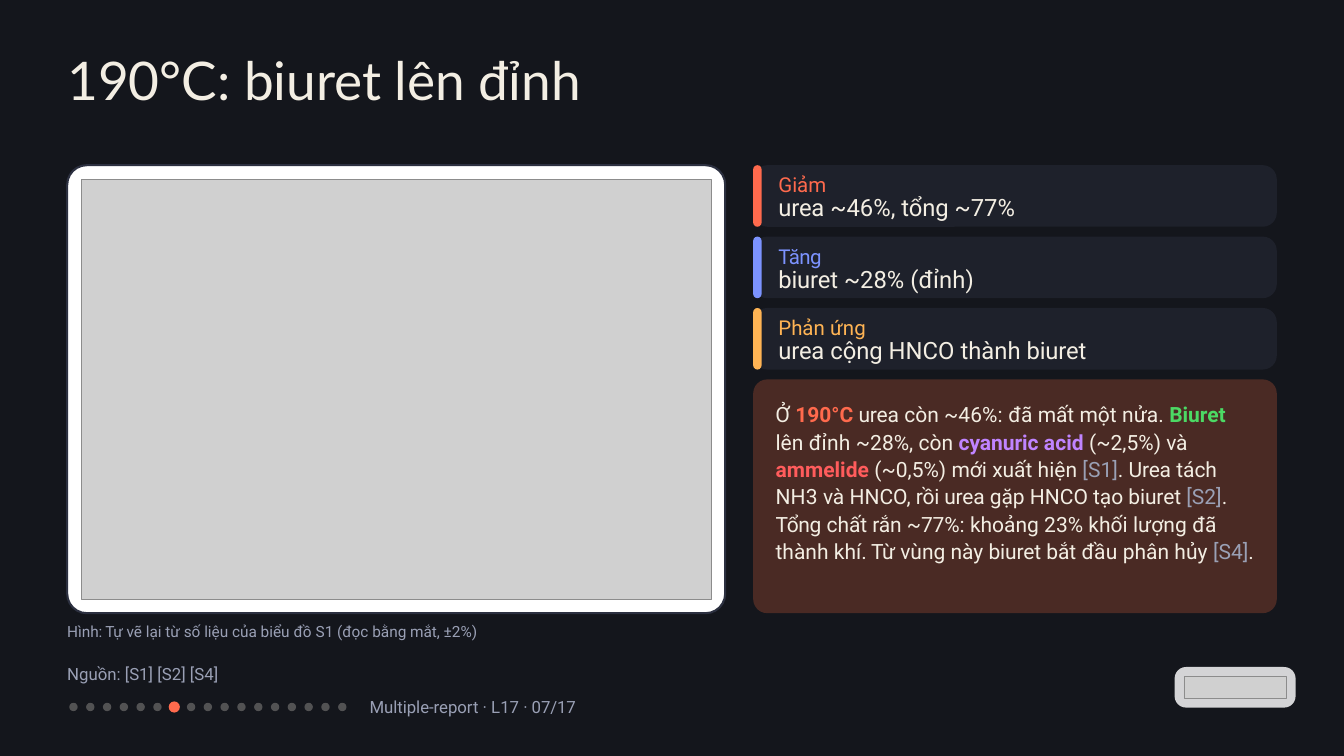
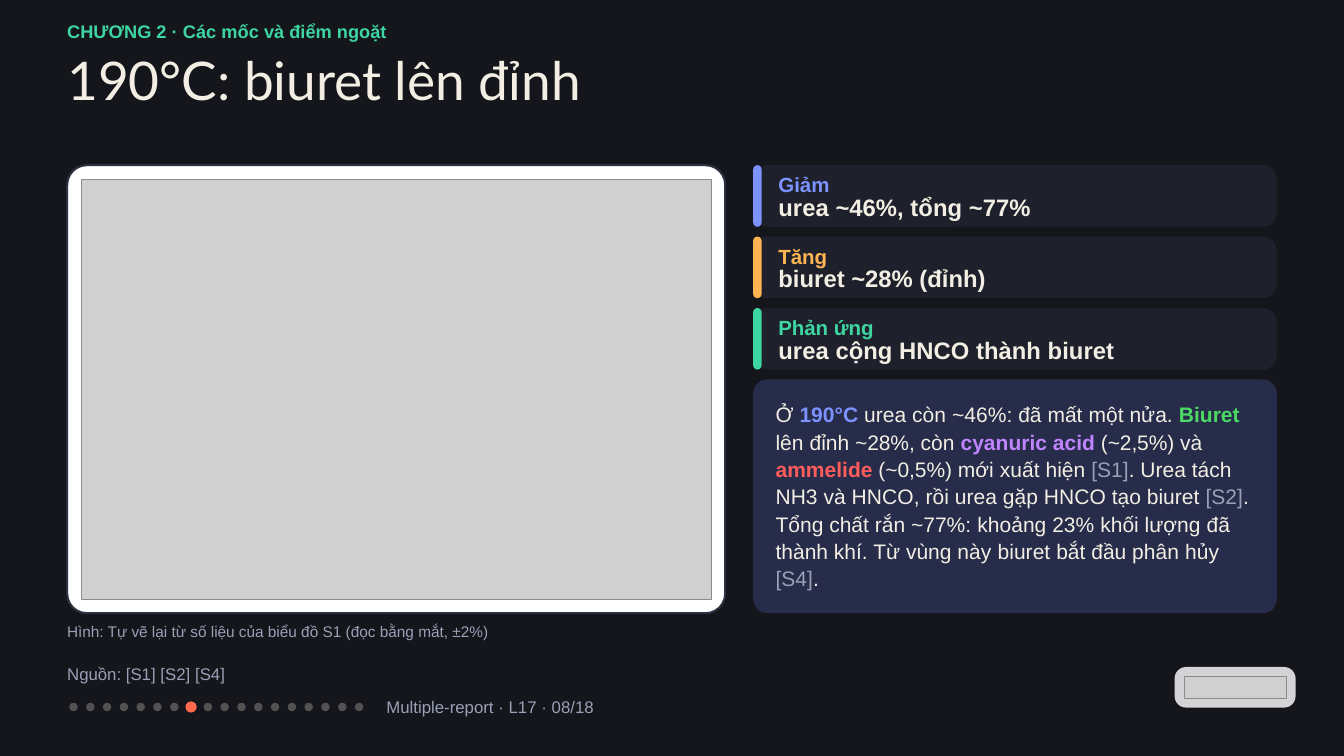
Before and after one commit to vohoailinh90/Multiple-report, a slide deck: slide 8 of lessons/L17/L17.pptx (slide 7 before the commit). Drawn at 1344x756 pixels with LibreOffice and Linux fonts; fonts in the diff are those of the drawing; grey boxes stand for pictures. Boxes give left, top, right and bottom in pixels: in the first picture for what was removed or moved away, otherwise in the second. Text is boxed around its words. In the diff, an @@ line names an element or a change of style, - is before the commit and + after.

```diff
--- a/lessons/L17/L17.pptx
+++ b/lessons/L17/L17.pptx
@@ text added at [67,24,387,42], 19.5 pt, text #3DD6A0, bold @@
+CHƯƠNG 2 · Các mốc và điểm ngoặt
@@ rounded rectangle: place and size @@
-rounded rectangle at [753,237,761,298]
+rounded rectangle at [753,165,761,227]
@@ rounded rectangle removed at [753,165,761,227] @@
@@ text "Giảm" at [778,176,829,192]: font Roboto to Arial, text colour #FF6A4D to #7C93FF, bold on @@
@@ text "urea ~46%, tổng ~77%" at [778,197,1031,221]: font Roboto to Arial, bold on; letter spacing -0.2 to 0 pt in "urea"; letter spacing -0.1 to 0 pt in "tổng ~77%" @@
@@ rounded rectangle: place and size @@
-rounded rectangle at [753,308,761,370]
+rounded rectangle at [753,237,761,298]
@@ text "Tăng" at [778,249,827,269]: font Roboto to Arial, text colour #7C93FF to #FFB454, letter spacing -0.6 to 0 pt, bold on @@
@@ text "biuret ~28% (đỉnh)" at [778,268,985,292]: font Roboto to Arial, bold on; letter spacing -0.2 to 0 pt in "biuret"; letter spacing 0 to -0.1 pt in "~28%"; letter spacing 0.1 to 0 pt in "(đỉnh)" @@
@@ rounded rectangle added at [753,308,761,370], fill #3DD6A0 @@
@@ text "Phản ứng" at [778,319,874,340]: font Roboto to Arial, text colour #FFB454 to #3DD6A0, bold on; letter spacing 0.3 to 0 pt in "ứng" @@
@@ text "urea cộng HNCO thành biuret" at [778,341,1114,364]: font Roboto to Arial, bold on; letter spacing -0.2 to 0 pt in "urea biuret" @@
@@ rounded rectangle at [753,380,1277,614]: fill #4A2A24 to #262C4A @@
@@ text "Ở 190°C urea còn ~46%: ..." at [776,406,1249,591]: font Roboto to Arial; text colour #FF6A4D to #7C93FF in "190°C"; letter spacing -0.2 to 0 pt in "urea và Urea và rồi urea biuret ..."; letter spacing 0.2 to 0 pt in "đã đỉnh NH3"; letter spacing -0.1 to 0 pt in "mất Biuret cyanuric xuất tách gặp tạo ..."; letter spacing 0.1 to 0 pt in "nửa. acid [S1]. [S2]. lượng đã đầu ..."; letter spacing 0 to -0.1 pt in "~28%, (~2,5%) (~0,5%)"; letter spacing -0.4 to 0 pt in "Tổng"; letter spacing -0.7 to 0 pt in "Từ" @@
@@ text "Hình: Tự vẽ lại từ ..." at [67,625,488,640]: font Roboto to Arial; letter spacing -0.5 to 0 pt in "Tự"; letter spacing 0.1 to 0 pt in "đồ (đọc" @@
@@ text "Nguồn: [S1] [S2] [S4]" at [67,667,225,684]: font Roboto to Arial @@
@@ ellipse: place and size @@
-ellipse at [187,703,195,711]
+ellipse at [170,703,178,711]
@@ ellipse: place and size @@
-ellipse at [169,702,180,713]
+ellipse at [185,702,197,713]
@@ ellipse added at [355,703,363,711], fill #F3EEE3 at 28% opacity @@
@@ text at [386,701,594,717]: text changed; font Roboto to Arial @@
-Multiple-report · L17 · 07/17
+Multiple-report · L17 · 08/18
```
Also in this commit, not shown: 16 other slides changed, 1 slide added, 1 other file.
